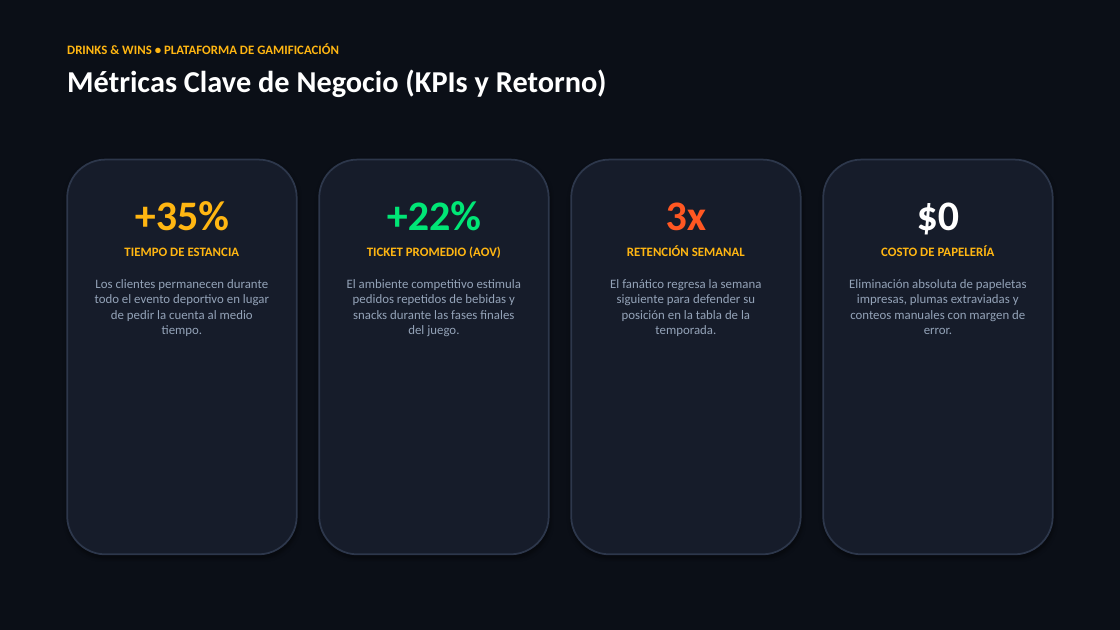
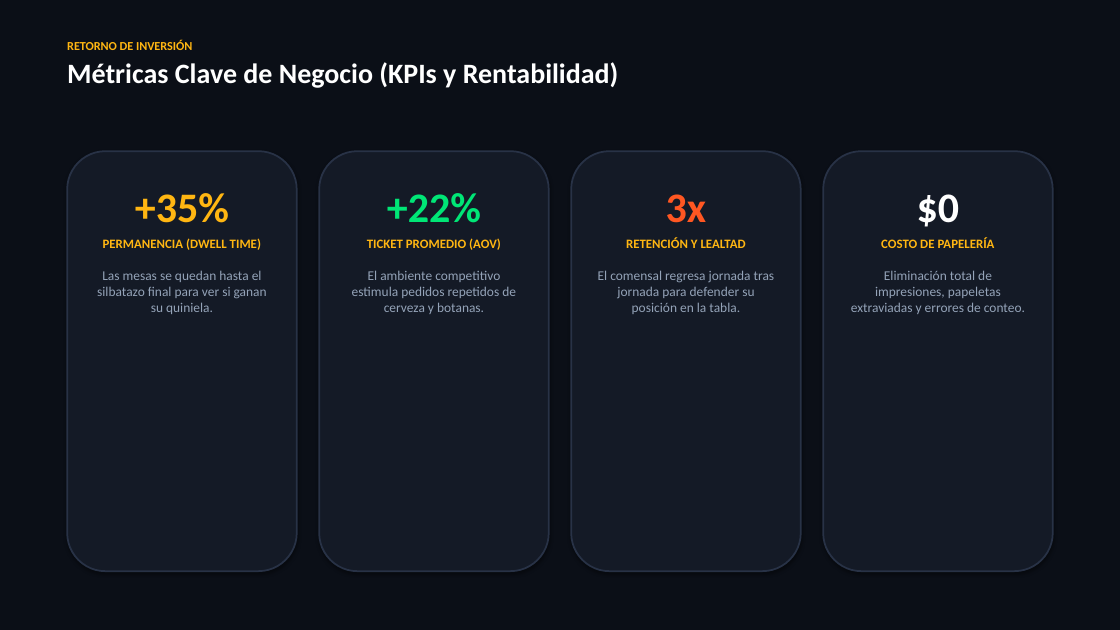
Before and after one commit to chefalbertomc/NFL-grids-, a slide deck: slide 11 of Drinks_and_Wins_Presentacion_Ejecutiva.pptx. Drawn at 1120x630 pixels with LibreOffice and Linux fonts; fonts in the diff are those of the drawing. Boxes give left, top, right and bottom in pixels: in the first picture for what was removed or moved away, otherwise in the second. Text is boxed around its words. In the diff, an @@ line names an element or a change of style, - is before the commit and + after.

Commit message:
feat(presentation): presentacion ejecutiva completa con historia de Alamos, IA, desglose por juego y estrategia de Fan Club

```diff
--- a/Drinks_and_Wins_Presentacion_Ejecutiva.pptx
+++ b/Drinks_and_Wins_Presentacion_Ejecutiva.pptx
@@ text at <box>67,39,619,88</box>: text changed; size 11 to 24 pt; text colour #FFB612 to #FFFFFF @@
-DRINKS & WINS • PLATAFORMA DE GAMIFICACIÓN
-Métricas Clave de Negocio (KPIs y Retorno)
+RETORNO DE INVERSIÓN
+Métricas Clave de Negocio (KPIs y Rentabilidad)
@@ rounded rectangle: place and size @@
-rounded rectangle at <box>67,160,297,555</box>
+rounded rectangle at <box>67,151,297,571</box>
@@ text "+35%": place and size @@
-text "+35%" at <box>95,201,269,336</box>
+text "+35%" at <box>97,193,267,314</box>
@@ rounded rectangle: place and size @@
-rounded rectangle at <box>319,160,549,555</box>
+rounded rectangle at <box>319,151,549,571</box>
@@ text "+22%": place and size @@
-text "+22%" at <box>347,201,522,336</box>
+text "+22%" at <box>352,193,516,314</box>
@@ rounded rectangle: place and size @@
-rounded rectangle at <box>571,160,801,555</box>
+rounded rectangle at <box>571,151,801,571</box>
@@ text "3x": place and size @@
-text "3x" at <box>610,202,762,336</box>
+text "3x" at <box>598,194,775,314</box>
@@ fill #161C2A to #141A26; outline #2D374B 1.5 pt to #283246 1.5 pt in 4 elements at <box>67,151,297,571</box>, <box>319,151,549,571</box>, <box>571,151,801,571</box>, <box>823,151,1053,571</box> @@
@@ rounded rectangle: place and size @@
-rounded rectangle at <box>823,160,1053,555</box>
+rounded rectangle at <box>823,151,1053,571</box>
@@ text "$0": place and size @@
-text "$0" at <box>849,202,1027,334</box>
+text "$0" at <box>851,194,1025,314</box>
@@ text at <box>97,238,267,314</box>: text changed; size 11 to 11.5 pt @@
-TIEMPO DE ESTANCIA
-Los clientes permanecen durante todo el evento deportivo en lugar de pedir la cuenta al medio tiempo.
+PERMANENCIA (DWELL TIME)
+Las mesas se quedan hasta el silbatazo final para ver si ganan su quiniela.
@@ text at <box>598,237,775,314</box>: text changed; size 11 to 11.5 pt @@
-RETENCIÓN SEMANAL
-El fanático regresa la semana siguiente para defender su posición en la tabla de la temporada.
+RETENCIÓN Y LEALTAD
+El comensal regresa jornada tras jornada para defender su posición en la tabla.
@@ text at <box>352,270,516,314</box>: text changed; size 11 to 11.5 pt @@
-El ambiente competitivo estimula pedidos repetidos de bebidas y snacks durante las fases finales del juego.
+El ambiente competitivo estimula pedidos repetidos de cerveza y botanas.
@@ text at <box>851,270,1025,314</box>: text changed; size 11 to 11.5 pt @@
-Eliminación absoluta de papeletas impresas, plumas extraviadas y conteos manuales con margen de error.
+Eliminación total de impresiones, papeletas extraviadas y errores de conteo.
```
Also in this commit, not shown: 10 other slides changed, 1 slide added, 1 slide removed, 1 other file.
